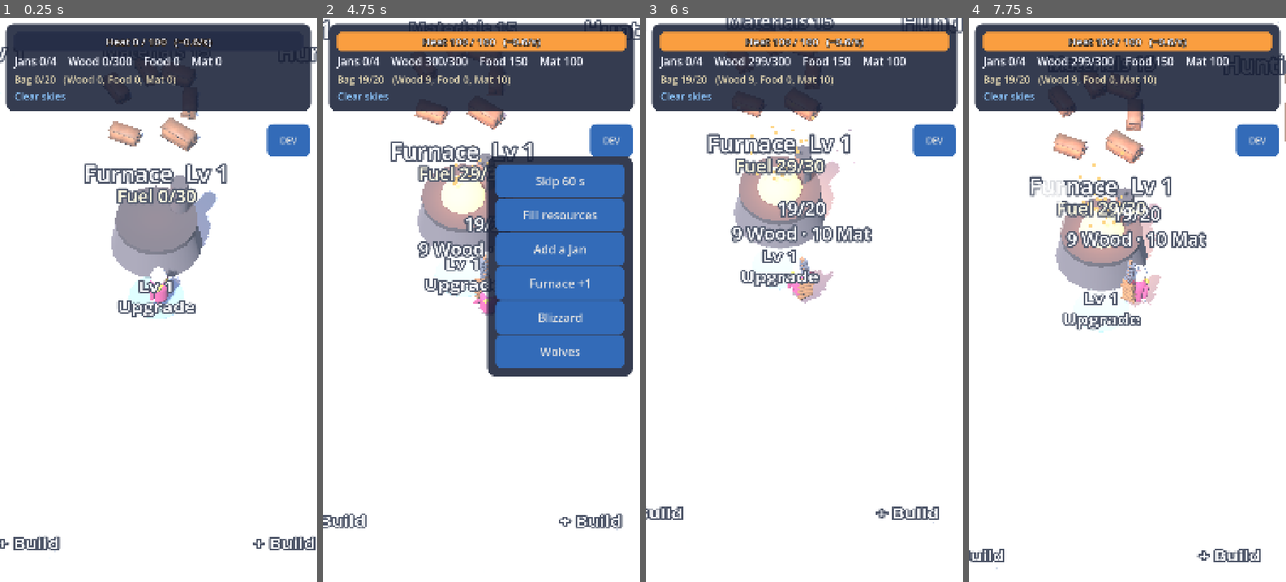
Above: before the commit, frames 1-4 (left to right).
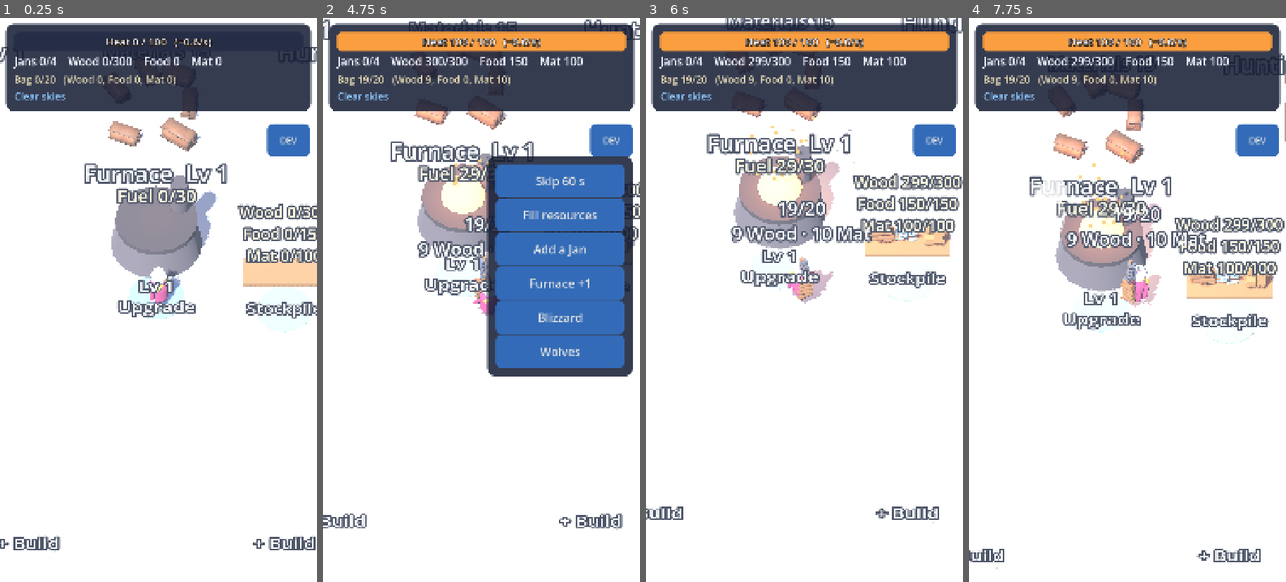
Above: after the commit, the same moments.

Repository: Jazzwec/Frostbite2
Game: Godot game, scene res://scenes/main.tscn
Same seed, same stepped clock (60 frames per second), same inputs: the game is played once before the commit and once after it.
Inputs (mouse positions are in pixels of both pictures, inside the frame that each line leads up to):
- Up to frame 1 (0.25 s): no input
- Up to frame 2 (4.75 s): tap Enter (ui_accept) at 0.5, 0.77 s; move the mouse to (551, 271) at 0.52 s; hold Right (ui_right) 0.53-1.25 s; tap Space at 0.6 s; click (551, 271) at 0.67 s; click "DEV" at 1.25 s; click "Skip 60 s" at 2 s; click "Skip 60 s" at 2.75 s; click "Fill resources" at 3.5 s; drag from (418, 328) to (465, 412) at 4.27 s
- Up to frame 3 (6 s): move the mouse to (836, 175) at 5.02 s; hold Right (ui_right) 5.03-5.75 s; tap Space at 5.1 s; drag from (788, 412) to (709, 215) at 5.77 s
- Up to frame 4 (7.75 s): move the mouse to (1222, 384) at 6.52 s; hold Left (ui_left) 6.53-7.25 s; tap Space at 6.6 s; tap Enter (ui_accept) at 6.77 s; drag from (1032, 215) to (1079, 159) at 7.27 s

The runs differ from the first frame. In frame 1, 3.0% of the frame differs, in the area x 74-100%, y 32-56%; in frame 2, 0.2%; in frame 3, 3.7%, in the area x 64-100%, y 27-51%; in frame 4, 3.6%.

Commit message:
Stockpile in the world: heaps, drop-off pad and bank payments
- StockpileView: a pallet by the furnace with heaps of logs, fish and crates
  that grow with the stores, a green "Stockpile" pad and a label with every
  store against its cap. Tapping it sends Meagan to the pad.
- Dropping off: pieces fly off her stack into the pile.
- When a build pad is paid from the Stockpile, pieces fly over from the pile.
- Pile pickups are gone from the view; the build sheet explains that the pad
  pays from her bag first, then the Stockpile.

Co-Authored-By: Claude Opus 5.5 <noreply@anthropic.com>

Diff:
--- a/scripts/game/main.gd
+++ b/scripts/game/main.gd
@@ -12,6 +12,11 @@
 var _sites: Array[SiteView] = []
 var _nodes: Array[NodeView] = []
 var _people: PeopleLayer
+var _stockpile: StockpileView
+## For showing the Stockpile paying a build pad: each site's progress and her bag last frame.
+var _last_progress := {}
+var _last_bag := 0.0
+var _bank_throw_in := 0.0
 var _meagan: Meagan
 var _rig: CameraRig
 var _hud: Hud
@@ -42,6 +47,9 @@
 		add_child(view)
 		view.setup(i)
 		_nodes.append(view)
+	_stockpile = StockpileView.new()
+	add_child(_stockpile)
+	_stockpile.setup()
 	_people = PeopleLayer.new()
 	add_child(_people)
 
@@ -76,6 +84,7 @@
 	_refresh_views(delta)
 	_update_meagan_activity(delta)
 	_update_pad_stop(delta)
+	_update_bank_payments(delta)
 	if _nav_dirty and not _baking:
 		_nav_dirty = false
 		_baking = true
@@ -94,6 +103,7 @@
 		v.refresh(s)
 	for v in _nodes:
 		v.refresh(s)
+	_stockpile.refresh(s)
 	_people.refresh(s, delta)
 
 
@@ -218,6 +228,9 @@
 		"node":
 			_walk(_nodes[hit.index].work_spot(_meagan.global_position))
 			_hud.sheet.close()
+		"stockpile":
+			_walk(_v3(MapData.stockpile_pad()))
+			_hud.sheet.close()
 		"arrival":
 			var arrival_id: int = hit.index
 			for a in s.arrivals:
@@ -271,12 +284,29 @@
 		_pad_opened = on
 
 
+## When a build pad is paid from the Stockpile rather than her bag, pieces fly over from the pile.
+func _update_bank_payments(delta: float) -> void:
+	var s := Game.engine.state
+	var bag := Economy.bag_total(s)
+	_bank_throw_in -= delta
+	for i in s.sites.size():
+		var progress: Dictionary = s.sites[i].progress
+		var before: Dictionary = _last_progress.get(i, {})
+		for res in progress:
+			if progress[res] > before.get(res, progress[res]) + 0.001 and bag >= _last_bag - 0.001 and _bank_throw_in <= 0.0:
+				var item: String = {"wood": "log", "food": "fish", "materials": "crate"}[res]
+				Fx.throw(item, _stockpile.drop_point(), _v3(MapData.SITES[i].pos) + Vector3(0, 1.0, 0), 0.45, 1.6)
+				_bank_throw_in = 0.15
+		_last_progress[i] = progress.duplicate()
+	_last_bag = bag
+
+
 # ---------- Meagan at work ----------
 
 const GATHER_CLIPS := {"forest": "chop", "hunting": "fish", "scrap": "scavenge"}
 ## How long after an activity stops its pieces still fly to or from the same place.
 const CARRY_GRACE := 0.8
-const ACTIVITY_CLIPS := {"full": "full", "load": "carry", "store": "carry", "fuel": "fuel", "build": "build", "fight": "fight"}
+const ACTIVITY_CLIPS := {"full": "full", "store": "carry", "fuel": "fuel", "build": "build", "fight": "fight"}
 
 
 ## Turns what the engine says she did this tick into a clip, a point to face, and where her
@@ -298,14 +328,14 @@
 		face = view.focus_point(_meagan.global_position)
 		_meagan.set_activity(clip, face, face + Vector3(0, 0.05, 0) if clip == "fish" else Vector3.INF)
 	else:
-		if activity in ["build", "load", "store"]:
+		if activity == "build":
 			# Work at the building's nearest front corner, so the camera sees her side-on.
 			var side := signf(_meagan.global_position.x - face.x)
 			face += Vector3((side if side != 0.0 else 1.0) * MapData.SITE_HALF_SIZE * 0.8, 0, MapData.SITE_HALF_SIZE * 0.8)
 		_meagan.set_activity(ACTIVITY_CLIPS[activity], face)
 
 
-## Where pieces fly from (gathering, pickups) or to (fuel, construction, the store). It keeps the
+## Where pieces fly from (gathering) or to (fuel, construction, the Stockpile). It keeps the
 ## last activity's ends for a moment, since the stack catches up one piece at a time.
 func _update_carry() -> void:
 	if _work.is_empty() or _work_age > CARRY_GRACE:
@@ -313,13 +343,13 @@
 		return
 	var target: int = _work.target
 	var me := _meagan.global_position
-	var site_top := _v3(MapData.SITES[target].pos) + Vector3(0, 1.0, 0) if _work.activity in ["load", "store", "fuel", "build"] else Vector3.ZERO
+	var site_top := _v3(MapData.SITES[target].pos) + Vector3(0, 1.0, 0) if _work.activity in ["fuel", "build"] else Vector3.ZERO
 	match _work.activity:
 		"gather":
 			_meagan.carry(_nodes[target].focus_point(me) + Vector3(0, 0.6, 0), Vector3.INF)
-		"load":
-			_meagan.carry(site_top, Vector3.INF)
-		"store", "build":
+		"store":
+			_meagan.carry(Vector3.INF, _stockpile.drop_point())
+		"build":
 			_meagan.carry(Vector3.INF, site_top)
 		"fuel":
 			var mouth := site_top + Vector3(0, 0.4, 0)
--- /dev/null
+++ b/scripts/game/stockpile_view.gd
@@ -0,0 +1,68 @@
+class_name StockpileView
+extends Node3D
+## The Stockpile by the furnace: heaps of logs, fish and crates that grow with the town's stores,
+## the pad where Meagan drops off, and a label with what's stored.
+
+const HEAP_PIECES := 8
+const HEAPS := {"wood": -1.05, "food": 0.0, "materials": 1.05}
+const ITEMS := {"wood": "log", "food": "fish", "materials": "crate"}
+const PAD_COLOR := Color(0.45, 0.85, 0.5, 0.5)
+
+var _heaps := {}  # resource -> Array of Node3D, bottom first
+var _shown := {"wood": 0, "food": 0, "materials": 0}
+var _label: Label3D
+
+
+func setup() -> void:
+	position = Vector3(MapData.STOCKPILE_POS.x, 0, MapData.STOCKPILE_POS.y)
+	add_child(Shapes.box(Vector3(3.3, 0.14, 1.3), Color(0.55, 0.4, 0.24), Vector3(0, 0.07, 0)))
+	var rng := RandomNumberGenerator.new()
+	rng.seed = 4242
+	for res in HEAPS:
+		var pieces := []
+		for i in HEAP_PIECES:
+			var piece := Tools.make(ITEMS[res])
+			if res == "materials":
+				piece.scale = Vector3.ONE * 0.75
+			piece.position = Vector3(HEAPS[res] + (i % 2 - 0.5) * 0.4, 0.26 + (i / 2) * 0.22, rng.randf_range(-0.15, 0.15))
+			piece.rotation.y = rng.randf_range(-0.3, 0.3)
+			piece.visible = false
+			add_child(piece)
+			pieces.append(piece)
+		_heaps[res] = pieces
+
+	var pad_at := MapData.stockpile_pad() - MapData.STOCKPILE_POS
+	add_child(Shapes.cylinder(1.1, 0.03, PAD_COLOR, Vector3(pad_at.x, 0.02, pad_at.y)))
+	var pad_label := Shapes.label("Stockpile", Vector3(pad_at.x, 0.08, pad_at.y), 42)
+	pad_label.billboard = BaseMaterial3D.BILLBOARD_DISABLED
+	pad_label.rotation_degrees.x = -90.0
+	add_child(pad_label)
+	_label = Shapes.label("", Vector3(0, 2.5, 0), 38, Color(1, 0.95, 0.75))
+	add_child(_label)
+	add_child(Shapes.tap_area(Vector3(3.4, 2.0, 3.8), "stockpile", 0, Vector3(0, 0, 0.9)))
+
+
+func refresh(s: GameState) -> void:
+	var caps := Economy.caps(s)
+	var lines := []
+	for res in HEAPS:
+		var amount: float = s.piles[res]
+		# Square root, so a little stock already shows a little heap.
+		var want := ceili(sqrt(amount / caps[res]) * HEAP_PIECES) if amount >= 0.5 else 0
+		if want != _shown[res]:
+			for i in HEAP_PIECES:
+				var piece: Node3D = _heaps[res][i]
+				var show := i < want
+				if show and not piece.visible:
+					var full_scale := piece.scale
+					piece.scale = full_scale * 1.4
+					create_tween().tween_property(piece, "scale", full_scale, 0.2).set_trans(Tween.TRANS_BACK).set_ease(Tween.EASE_OUT)
+				piece.visible = show
+			_shown[res] = want
+		lines.append("%s %s/%s" % [{"wood": "Wood", "food": "Food", "materials": "Mat"}[res], Fmt.num(amount), Fmt.num(caps[res])])
+	_label.text = "\n".join(lines)
+
+
+## Where dropped-off pieces land, and where bank payments fly from.
+func drop_point() -> Vector3:
+	return global_position + Vector3(0, 1.0, 0)
--- a/scripts/ui/sheet.gd
+++ b/scripts/ui/sheet.gd
@@ -60,7 +60,7 @@
 
 func _open_plot() -> void:
 	_title.text = "Empty plot"
-	_body.add_child(UiTheme.label("Pick a building. Meagan brings what it needs in her bag.", 34, Color(0.8, 0.85, 0.95)))
+	_body.add_child(UiTheme.label("Pick a building, then stand on its pad: her bag pays first, then the Stockpile.", 34, Color(0.8, 0.85, 0.95)))
 	for b in Balance.BUILDINGS:
 		if Balance.BUILDINGS[b].start > 0:
 			continue
@@ -139,7 +139,7 @@
 		var parts := []
 		for res in need:
 			parts.append("%s %s/%s" % [str(res).capitalize(), Fmt.num(site.progress.get(res, 0.0)), Fmt.num(need[res])])
-		_status.text = ("Being built: " if site.level == 0 else "Upgrading: ") + ", ".join(parts) + "\nWalk Meagan here with them in her bag."
+		_status.text = ("Being built: " if site.level == 0 else "Upgrading: ") + ", ".join(parts) + "\nStand on the pad: her bag pays first, then the Stockpile."
 		_upgrade.visible = false
 	elif Economy.is_maxed(s, site_index):
 		_status.text = "Fully upgraded."
Not shown, added: scripts/game/stockpile_view.gd.uid
